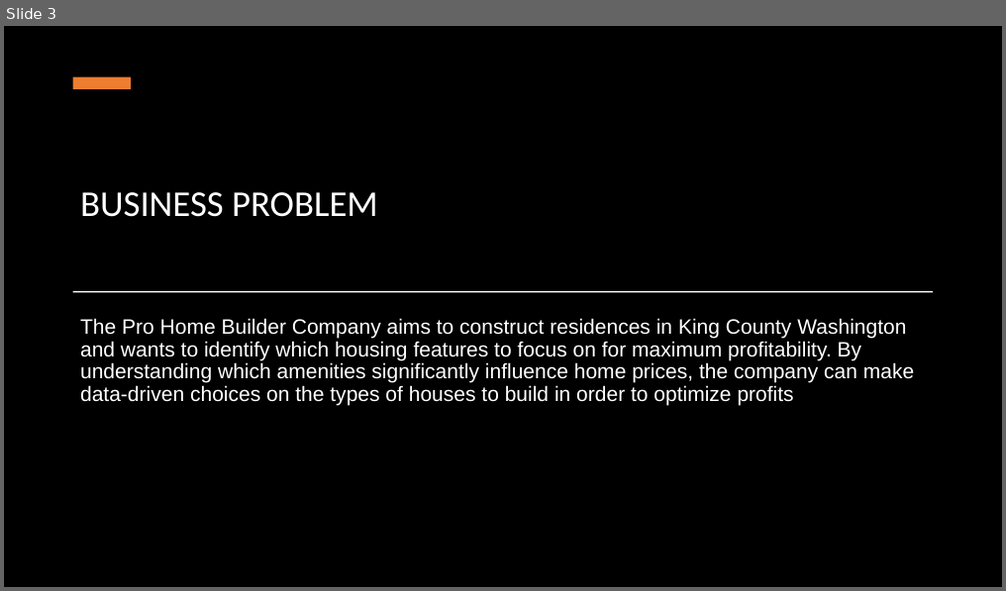
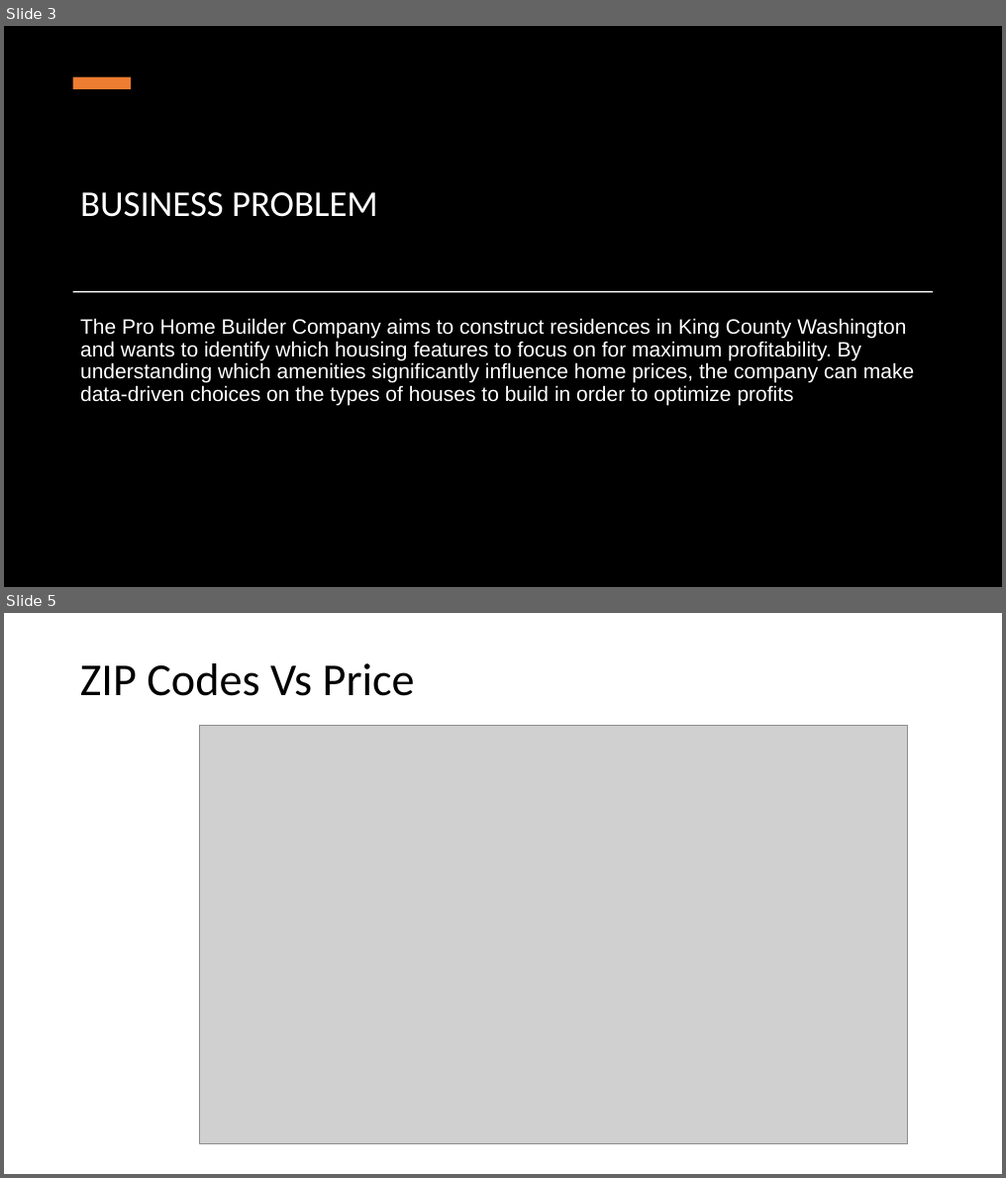
Before and after one commit to Sdec30/Phase2_ProjectDAT7_KCHouseData_SB, a slide deck: Phase2_ProjectDAT7_KCHouseData_SB.pptx. Shown one above the other, each under a label of ours: slide 3 before the commit, slides 3 and 5 after it; the slides between them are not shown. The pictures are 1006x591 and 1006x1178 pixels, drawn with LibreOffice and Linux fonts; fonts in the diff are those of the drawing; grey boxes stand for pictures; background and template pictures are left out; a plain dark background stands for a picture behind light text. Boxes give left, top, right and bottom in pixels: in the first picture for what was removed or moved away, otherwise in the second. Text is boxed around its words. In the diff, an @@ line names an element or a change of style, - is before the commit and + after.

```diff
--- a/Phase2_ProjectDAT7_KCHouseData_SB.pptx
+++ b/Phase2_ProjectDAT7_KCHouseData_SB.pptx
@@ slide 5 added at [4,613,1002,1174], background #FFFFFF @@
@@ title added at [80,663,415,696], 44 pt, text #000000 @@
+ZIP Codes Vs Price
@@ picture added at [199,725,908,1145] @@
```
Also in this commit, not shown: 2 slides changed, 6 other slides added, 2 other files.
